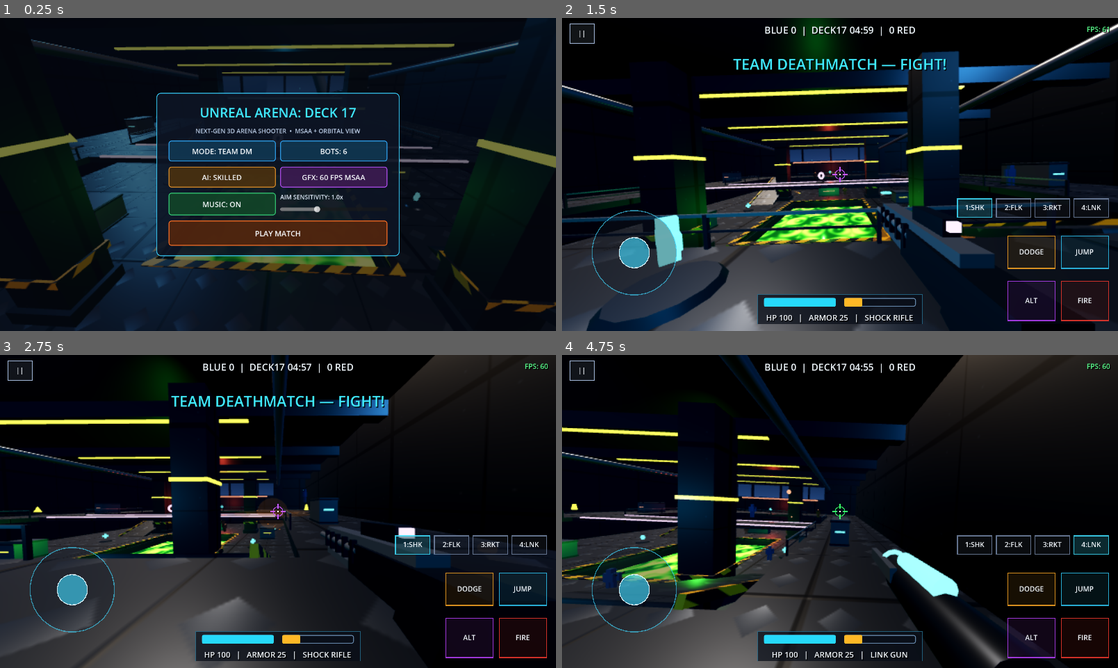
Above: before the commit, frames 1-4 (two rows, left to right).
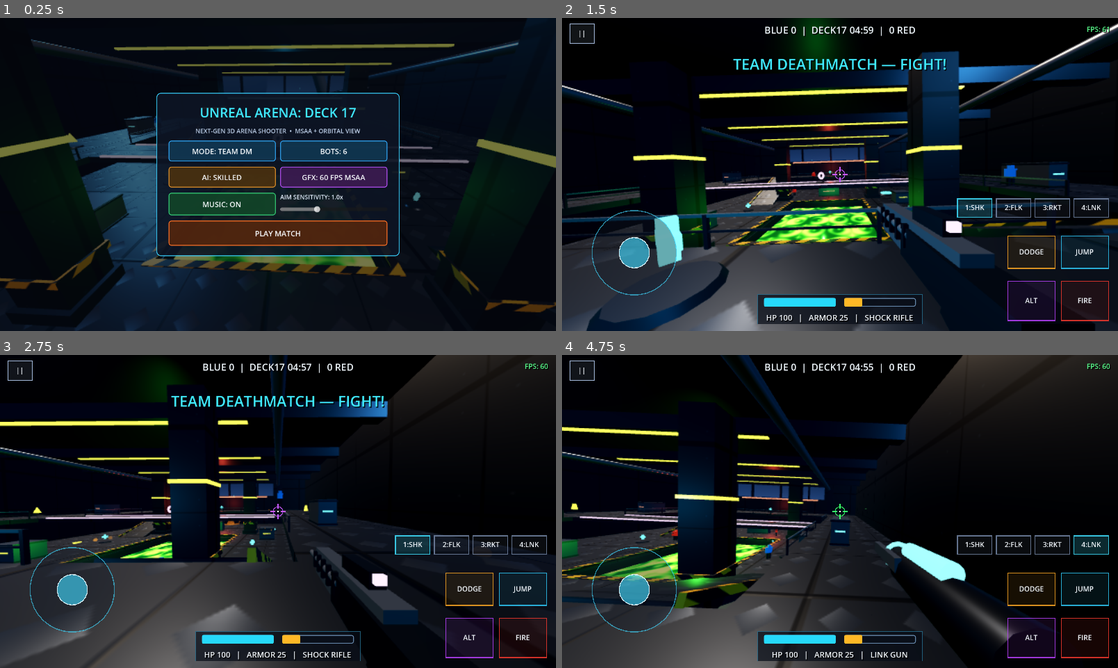
Above: after the commit, the same moments.

Repository: DoubleBreezy/Ut2004-mobile
Game: Godot game, scene res://MainArena.tscn
Same seed, same stepped clock (60 frames per second), same inputs: the game is played once before the commit and once after it. Sound files missing from this copy of the repository are replaced by a short silence.
Inputs (mouse positions are in pixels of both pictures, inside the frame that each line leads up to):
- Up to frame 1 (0.25 s): no input
- Up to frame 2 (1.5 s): click "PLAY MATCH" at 0.5 s; tap Enter at 1.25 s; move the mouse to (962, 158) at 1.27 s; hold D from 1.28 s (still down); tap Shift at 1.35 s; click (962, 158) at 1.42 s
- Up to frame 3 (2.75 s): tap Space at 1.52 s; release D at 2 s; drag from (166, 527) to (250, 574) at 2.02 s
- Up to frame 4 (4.75 s): move the mouse to (895, 442) at 2.77 s; hold D 2.78-3.5 s; tap 2 at 2.85 s; drag from (812, 574) to (673, 464) at 3.52 s; move the mouse to (1006, 558) at 4.27 s; hold A from 4.28 s (still down); tap 4 at 4.35 s; tap Space at 4.52 s

The runs differ from the first frame. In frame 1, less than 0.1% of the frame differs, in the area x 24-50%, y 17-34%; in frame 2, 0.2%; in frame 3, 7.7%, in the area x 0-100%, y 0-100%; in frame 4, 5.7%.

Commit message:
Update ArenaBuilder.gd

Diff:
--- a/scripts/ArenaBuilder.gd
+++ b/scripts/ArenaBuilder.gd
@@ -2,7 +2,7 @@
 
 # ==============================================================================
 # UT2004 MOBILE ARENA — DM-DECK17 NEXT-GEN EDITION
-# Smart Weapon-Switching Bots + Muzzle-Aligned Rifles + Anti-Stuck AI + 60 FPS
+# Fixed Bot Strafing + Death Pose + Full-Map Roaming + Clear Team Contrast
 # ==============================================================================
 
 const LAYER_WORLD: int = 1
@@ -55,6 +55,8 @@
 var mat_glow_purple: StandardMaterial3D = null
 var mat_glow_green: StandardMaterial3D = null
 var mat_glow_red: StandardMaterial3D = null
+var mat_team_blue: StandardMaterial3D = null
+var mat_team_red: StandardMaterial3D = null
 var mat_acid: ShaderMaterial = null
 
 var spawn_points_blue: Array = []
@@ -265,6 +267,24 @@
 	mat_glow_purple = _make_glow_material(Color(0.82, 0.28, 1.0), 3.1)
 	mat_glow_green = _make_glow_material(Color(0.18, 1.0, 0.38), 2.8)
 	mat_glow_red = _make_glow_material(Color(1.0, 0.22, 0.16), 2.9)
+
+	# High-contrast team armor materials
+	mat_team_blue = StandardMaterial3D.new()
+	mat_team_blue.albedo_color = Color(0.12, 0.52, 1.0)
+	mat_team_blue.metallic = 0.35
+	mat_team_blue.roughness = 0.36
+	mat_team_blue.emission_enabled = true
+	mat_team_blue.emission = Color(0.06, 0.32, 0.78)
+	mat_team_blue.emission_energy_multiplier = 0.65
+
+	mat_team_red = StandardMaterial3D.new()
+	mat_team_red.albedo_color = Color(1.0, 0.18, 0.12)
+	mat_team_red.metallic = 0.35
+	mat_team_red.roughness = 0.36
+	mat_team_red.emission_enabled = true
+	mat_team_red.emission = Color(0.82, 0.10, 0.06)
+	mat_team_red.emission_energy_multiplier = 0.72
+
 	mat_acid = _make_acid_shader_material()
 
 func _make_pbr_material(prefix: String, tint: Color, rough: float, metal: float, uv_scale: Vector3, is_diamond: bool, use_normal: bool) -> StandardMaterial3D:
@@ -1058,7 +1078,7 @@
 	shock_cores.append(sc)
 
 # ==============================================================================
-# AUDIO ENGINE: PRE-GENERATED MULTI-LAYER WAV SFX + BGM + ANNOUNCER + FOOTSTEPS
+# AUDIO ENGINE
 # ==============================================================================
 class UTSoundBank extends Node:
 	var bank: Dictionary = {}
@@ -1191,7 +1211,7 @@
 		p.play()
 
 # ==============================================================================
-# PLAYER CONTROLLER (Next-Gen Detailed Viewmodels + Muzzle Cones + Footsteps)
+# PLAYER CONTROLLER
 # ==============================================================================
 class UTPlayer extends CharacterBody3D:
 	var arena: Node3D = null
@@ -1785,7 +1805,7 @@
 			arena.sfx.play_announcer("ann_unstoppable")
 
 # ==============================================================================
-# SKELETAL 3D SOLDIER BOT (Aim-Aligned Rifle + Distance Weapon Switching + Anti-Stuck)
+# SKELETAL 3D SOLDIER BOT (Clean Strafing + Proper Death Pose + Map Roaming)
 # ==============================================================================
 class UTBot extends CharacterBody3D:
 	var arena: Node3D = null
@@ -1796,8 +1816,10 @@
 	var armor: int = 20
 	var udamage_timer: float = 0.0
 	var respawn_timer: float = 0.0
+	var death_anim_done: bool = false
 
 	var visual_root: Node3D = null
+	var body_rig: Node3D = null
 	var gun_pivot: Node3D = null
 	var muzzle_marker: Node3D = null
 	var gun_glow_mat: StandardMaterial3D = null
@@ -1806,7 +1828,7 @@
 	var anim_run: String = ""
 	var current_anim: String = ""
 
-	var active_weapon: int = 3  # 0=Shock, 1=Flak, 2=Rocket, 3=Link
+	var active_weapon: int = 3
 	var strafe_dir: float = 1.0
 	var strafe_timer: float = 1.2
 	var fire_cd: float = 0.65
@@ -1833,14 +1855,18 @@
 
 		visual_root = Node3D.new()
 		add_child(visual_root)
+		body_rig = Node3D.new()
+		visual_root.add_child(body_rig)
 		_build_visual()
 
 	func _build_visual() -> void:
 		var is_blue = (team == 0)
 		var glow_mat = arena.mat_glow_cyan if is_blue else arena.mat_glow_red
+		var team_mat = arena.mat_team_blue if is_blue else arena.mat_team_red
 		if team >= 10:
 			glow_mat = arena.mat_glow_orange if (team % 2 == 0) else arena.mat_glow_red
-		var armor_tint = Color(0.45, 0.78, 1.0) if is_blue else Color(1.0, 0.45, 0.42)
+			team_mat = arena.mat_glow_orange if (team % 2 == 0) else arena.mat_team_red
+		var armor_tint = Color(0.28, 0.72, 1.0) if is_blue else Color(1.0, 0.26, 0.22)
 
 		gun_glow_mat = StandardMaterial3D.new()
 		gun_glow_mat.albedo_color = glow_mat.albedo_color
@@ -1852,12 +1878,12 @@
 			var model = arena.soldier_scene.instantiate()
 			model.scale = Vector3(1.08, 1.08, 1.08)
 			model.rotation.y = PI
-			visual_root.add_child(model)
+			body_rig.add_child(model)
 			_tint_meshes(model, armor_tint)
 
 			var skel = _find_skeleton(model)
 			if skel != null:
-				_attach_bone_gear(skel, glow_mat)
+				_attach_bone_gear(skel, glow_mat, team_mat)
 
 			anim_player = _find_anim_player(model)
 			if anim_player != null:
@@ -1876,22 +1902,22 @@
 				if anim_idle == "":
 					anim_idle = anim_run
 		else:
-			var body_mat = StandardMaterial3D.new()
-			body_mat.albedo_color = Color(0.20, 0.42, 0.72) if is_blue else Color(0.68, 0.22, 0.20)
-			body_mat.metallic = 0.75
-			body_mat.roughness = 0.30
-			_part(visual_root, Vector3(0, 1.15, 0), Vector3(0.56, 0.68, 0.34), body_mat)
-			_part(visual_root, Vector3(0, 1.66, 0), Vector3(0.32, 0.34, 0.34), body_mat)
-			_part(visual_root, Vector3(-0.16, 0.45, 0), Vector3(0.20, 0.85, 0.22), body_mat)
-			_part(visual_root, Vector3(0.16, 0.45, 0), Vector3(0.20, 0.85, 0.22), body_mat)
-			_part(visual_root, Vector3(-0.38, 1.15, 0), Vector3(0.18, 0.68, 0.20), body_mat)
-			_part(visual_root, Vector3(0.38, 1.15, -0.15), Vector3(0.18, 0.62, 0.20), body_mat)
-			_part(visual_root, Vector3(0, 1.68, -0.18), Vector3(0.26, 0.09, 0.06), glow_mat)
-
-		# Dedicated aim-aligned 3D weapon mount so shots always emerge cleanly from the barrel toward target
+			_part(body_rig, Vector3(0, 1.15, 0), Vector3(0.56, 0.68, 0.34), team_mat)
+			_part(body_rig, Vector3(0, 1.66, 0), Vector3(0.32, 0.34, 0.34), team_mat)
+			_part(body_rig, Vector3(-0.16, 0.45, 0), Vector3(0.20, 0.85, 0.22), arena.mat_dark_steel)
+			_part(body_rig, Vector3(0.16, 0.45, 0), Vector3(0.20, 0.85, 0.22), arena.mat_dark_steel)
+			_part(body_rig, Vector3(-0.38, 1.15, 0), Vector3(0.18, 0.68, 0.20), team_mat)
+			_part(body_rig, Vector3(0.38, 1.15, -0.15), Vector3(0.18, 0.62, 0.20), team_mat)
+			_part(body_rig, Vector3(0, 1.68, -0.18), Vector3(0.26, 0.09, 0.06), glow_mat)
+
+		# Clear bright team shoulder pauldrons & crest so allies vs enemies pop immediately
+		_part(body_rig, Vector3(-0.36, 1.46, 0.0), Vector3(0.18, 0.14, 0.24), team_mat)
+		_part(body_rig, Vector3(0.36, 1.46, 0.0), Vector3(0.18, 0.14, 0.24), team_mat)
+		_part(body_rig, Vector3(0.0, 1.76, -0.02), Vector3(0.08, 0.10, 0.26), glow_mat)
+
 		gun_pivot = Node3D.new()
 		gun_pivot.position = Vector3(0.30, 1.32, 0.0)
-		visual_root.add_child(gun_pivot)
+		body_rig.add_child(gun_pivot)
 
 		_part(gun_pivot, Vector3(0.0, 0.0, -0.24), Vector3(0.11, 0.13, 0.64), arena.mat_dark_steel)
 		_part(gun_pivot, Vector3(0.0, 0.05, -0.28), Vector3(0.06, 0.04, 0.48), gun_glow_mat)
@@ -1905,17 +1931,17 @@
 		active_weapon = wep_idx
 		if gun_glow_mat == null:
 			return
-		var col = Color(0.82, 0.32, 1.0)      # 0: Shock Rifle
+		var col = Color(0.82, 0.32, 1.0)
 		if wep_idx == 1:
-			col = Color(1.0, 0.62, 0.14)      # 1: Flak Cannon (close range)
+			col = Color(1.0, 0.62, 0.14)
 		elif wep_idx == 2:
-			col = Color(1.0, 0.26, 0.18)      # 2: Rocket Launcher (long/splash)
+			col = Color(1.0, 0.26, 0.18)
 		elif wep_idx == 3:
-			col = Color(0.22, 1.0, 0.42)      # 3: Link Gun (mid range)
+			col = Color(0.22, 1.0, 0.42)
 		gun_glow_mat.albedo_color = col
 		gun_glow_mat.emission = col
 
-	func _attach_bone_gear(skel: Skeleton3D, glow_mat: Material) -> void:
+	func _attach_bone_gear(skel: Skeleton3D, glow_mat: Material, team_mat: Material) -> void:
 		var chest_idx = -1
 		var head_idx = -1
 		for i in range(skel.get_bone_count()):
@@ -1929,13 +1955,13 @@
 			var ba_c = BoneAttachment3D.new()
 			ba_c.bone_name = skel.get_bone_name(chest_idx)
 			skel.add_child(ba_c)
-			_part(ba_c, Vector3(0, 0.08, -0.14), Vector3(0.18, 0.22, 0.08), glow_mat)
+			_part(ba_c, Vector3(0, 0.08, -0.14), Vector3(0.24, 0.26, 0.10), team_mat)
 
 		if head_idx != -1:
 			var ba_h = BoneAttachment3D.new()
 			ba_h.bone_name = skel.get_bone_name(head_idx)
 			skel.add_child(ba_h)
-			_part(ba_h, Vector3(0, 0.10, 0.11), Vector3(0.16, 0.05, 0.05), glow_mat)
+			_part(ba_h, Vector3(0, 0.10, 0.11), Vector3(0.18, 0.06, 0.06), glow_mat)
 
 	func _part(parent: Node3D, pos: Vector3, sz: Vector3, mat: Material) -> void:
 		var mi = MeshInstance3D.new()
@@ -1955,8 +1981,8 @@
 					if orig is StandardMaterial3D:
 						var dup = orig.duplicate()
 						dup.albedo_color = dup.albedo_color * tint
-						dup.metallic = 0.55
-						dup.roughness = 0.36
+						dup.metallic = 0.45
+						dup.roughness = 0.38
 						mi.set_surface_override_material(s, dup)
 		for c in node.get_children():
 			_tint_meshes(c, tint)
@@ -1979,14 +2005,23 @@
 				return found
 		return null
 
-	func _play_anim(name: String) -> void:
-		if anim_player == null or name == "" or current_anim == name:
+	func _play_anim(name: String, spd: float = 1.0) -> void:
+		if anim_player == null or name == "":
 			return
-		current_anim = name
-		anim_player.play(name, 0.18)
+		if current_anim != name:
+			current_anim = name
+			anim_player.play(name, 0.15)
+		anim_player.speed_scale = spd
+
+	func _freeze_death_anim() -> void:
+		if anim_player != null:
+			if anim_idle != "":
+				anim_player.play(anim_idle, 0.05)
+			anim_player.speed_scale = 0.0
 
 	func respawn() -> void:
 		alive = true
+		death_anim_done = false
 		hp = 100
 		armor = 0 if arena.cfg_mode == 2 else 20
 		udamage_timer = 0.0
@@ -1994,12 +2029,14 @@
 		global_position = arena.get_spawn_point(team) + Vector3(randf_range(-2.4, 2.4), 0.1, randf_range(-2.4, 2.4))
 		last_pos = global_position
 		stuck_timer = 0.0
+		current_anim = ""
 		visual_root.visible = true
-		visual_root.rotation = Vector3.ZERO
+		body_rig.rotation = Vector3.ZERO
+		body_rig.position = Vector3.ZERO
 		collision_layer = 2
-		_pick_smart_waypoint()
-
-	func _pick_smart_waypoint() -> void:
+		_pick_map_waypoint()
+
+	func _pick_map_waypoint() -> void:
 		if arena.cfg_mode != 2:
 			var best_p = Vector3.ZERO
 			var found_p = false
@@ -2018,27 +2055,32 @@
 					found_p = true
 			if found_p:
 				waypoint = best_p
-				waypoint_timer = 3.8
+				waypoint_timer = 3.5
 				return
 
+		# Wide spread across all sectors of DM-Deck17
 		var spots = [
-			Vector3(-12.5, 0.2, -14.0),
-			Vector3(12.5, 0.2, 14.0),
-			Vector3(13.5, 0.2, -14.5),
-			Vector3(-13.5, 0.2, 14.5),
-			Vector3(-14.0, 0.2, 0.0),
-			Vector3(14.0, 0.2, 0.0),
-			Vector3(0.0, 4.6, 0.0),
-			Vector3(-19.5, 4.6, 0.0),
-			Vector3(19.5, 4.6, 0.0),
-			Vector3(0.0, 4.6, -22.5),
-			Vector3(0.0, 4.6, 22.5)
+			Vector3(-19.5, 4.6, -16.0), # NW upper balcony
+			Vector3(19.5, 4.6, -16.0),  # NE upper balcony
+			Vector3(-19.5, 4.6, 16.0),  # SW upper balcony
+			Vector3(19.5, 4.6, 16.0),   # SE upper balcony
+			Vector3(0.0, 4.6, -23.5),   # North upper catwalk
+			Vector3(0.0, 4.6, 23.5),    # South upper catwalk
+			Vector3(0.0, 4.6, 0.0),     # Central bridge
+			Vector3(-12.5, 0.2, -13.0), # NW ramp base
+			Vector3(12.5, 0.2, 13.0),   # SE ramp base
+			Vector3(13.5, 0.2, -14.5),  # NE jump pad
+			Vector3(-13.5, 0.2, 14.5),  # SW jump pad
+			Vector3(-18.0, 0.2, 0.0),   # West lower lane
+			Vector3(18.0, 0.2, 0.0),    # East lower lane
+			Vector3(0.0, 0.2, -21.0),   # North lower hall
+			Vector3(0.0, 0.2, 21.0)     # South lower hall
 		]
 		var next_w = spots[randi() % spots.size()]
-		if next_w.distance_to(global_position) < 3.0:
-			next_w = spots[(randi() + 1) % spots.size()]
+		if next_w.distance_to(global_position) < 4.5:
+			next_w = spots[(randi() + 5) % spots.size()]
 		waypoint = next_w
-		waypoint_timer = randf_range(3.0, 5.0)
+		waypoint_timer = randf_range(2.8, 4.8)
 
 	func _find_target():
 		var best = null
@@ -2070,7 +2112,12 @@
 			return
 		if not alive:
 			respawn_timer -= delta
-			visual_root.rotation.x = lerp(visual_root.rotation.x, -1.45, delta * 6.0)
+			# Fall back cleanly onto ground without running legs
+			body_rig.rotation.x = lerp(body_rig.rotation.x, -1.48, clamp(delta * 9.0, 0.0, 1.0))
+			body_rig.position.y = lerp(body_rig.position.y, -0.55, clamp(delta * 8.0, 0.0, 1.0))
+			if body_rig.rotation.x <= -1.25 and not death_anim_done:
+				death_anim_done = true
+				_freeze_death_anim()
 			if respawn_timer <= 0.0:
 				respawn()
 			return
@@ -2105,28 +2152,27 @@
 			var fwd = flat_t.normalized() if dist > 0.05 else -global_transform.basis.z
 			var right = Vector3(-fwd.z, 0.0, fwd.x)
 
-			# Face target cleanly with bot body and aim rifle at target torso/head
 			var desired_yaw = atan2(-fwd.x, -fwd.z)
 			rotation.y = lerp_angle(rotation.y, desired_yaw, clamp(delta * 12.0, 0.0, 1.0))
 			var aim_pt = target.global_position + Vector3(0, 1.22, 0)
 			var up_v = Vector3.UP if abs(gun_pivot.global_position.direction_to(aim_pt).dot(Vector3.UP)) < 0.98 else Vector3.RIGHT
 			gun_pivot.look_at(aim_pt, up_v)
 
-			# Choose optimal weapon by combat range
 			if arena.cfg_mode == 2:
 				_set_bot_weapon(0)
 			elif dist < 9.5:
-				_set_bot_weapon(1)       # Close quarters -> Flak Cannon
+				_set_bot_weapon(1)
 			elif dist > 22.0:
-				_set_bot_weapon(2 if randf() < 0.65 else 0) # Long range -> Rocket / Shock
+				_set_bot_weapon(2 if randf() < 0.65 else 0)
 			else:
-				_set_bot_weapon(3 if randf() < 0.6 else 0)  # Mid range -> Link / Shock
-
-			move_dir = right * strafe_dir * 0.95
-			if dist > 15.0:
-				move_dir += fwd * 0.78
+				_set_bot_weapon(3 if randf() < 0.6 else 0)
+
+			# Combine strafe + forward/back in world space, then align body_rig naturally to velocity direction
+			move_dir = right * strafe_dir * 0.90
+			if dist > 16.0:
+				move_dir += fwd * 0.75
 			elif dist < 6.0:
-				move_dir -= fwd * 0.65
+				move_dir -= fwd * 0.60
 
 			if is_on_floor() and jump_cd <= 0.0 and randf() < 0.03:
 				velocity.y = 8.9
@@ -2136,8 +2182,8 @@
 				_fire_at(aim_pt, dist)
 		else:
 			waypoint_timer -= delta
-			if waypoint_timer <= 0.0 or global_position.distance_to(waypoint) < 2.2:
-				_pick_smart_waypoint()
+			if waypoint_timer <= 0.0 or global_position.distance_to(waypoint) < 2.4:
+				_pick_map_waypoint()
 			var to_w = waypoint - global_position
 			to_w.y = 0.0
 			if to_w.length() > 0.2:
@@ -2146,15 +2192,24 @@
 				rotation.y = lerp_angle(rotation.y, wyaw, clamp(delta * 8.5, 0.0, 1.0))
 				gun_pivot.rotation = Vector3.ZERO
 
+		# Light anti-clumping nudge so bots spread across the arena instead of stacking on one spot
+		for other in arena.bots:
+			if other != self and is_instance_valid(other) and other.alive:
+				var diff = global_position - other.global_position
+				diff.y = 0.0
+				var d_o = diff.length()
+				if d_o > 0.01 and d_o < 2.2:
+					move_dir += (diff / d_o) * ((2.2 - d_o) * 0.65)
+
 		# Acid pit avoidance steering
 		if global_position.y < 2.2:
-			var next_p = global_position + move_dir * 2.3
+			var next_p = global_position + move_dir * 2.4
 			if abs(next_p.x) < 7.8 and abs(next_p.z) < 9.8:
 				var away = Vector3(global_position.x, 0.0, global_position.z).normalized()
 				var tang = Vector3(-away.z, 0.0, away.x) * strafe_dir
-				move_dir = (away * 0.75 + tang * 0.8).normalized()
-
-		# Anti-stuck guard: never let a bot freeze in place on a corner/prop
+				move_dir = (away * 0.8 + tang * 0.85).normalized()
+
+		# Anti-stuck guard
 		if global_position.distance_to(last_pos) < 0.25:
 			stuck_timer += delta
 			if stuck_timer > 0.75:
@@ -2162,7 +2217,7 @@
 				strafe_dir = -strafe_dir
 				if is_on_floor():
 					velocity.y = 8.6
-				_pick_smart_waypoint()
+				_pick_map_waypoint()
 				var escape = (waypoint - global_position)
 				escape.y = 0.0
 				if escape.length() > 0.1:
@@ -2178,10 +2233,22 @@
 			var smooth = 4.0 if hlen > bot_spd + 1.5 else 9.0
 			velocity.x = lerp(velocity.x, move_dir.x * bot_spd, clamp(delta * smooth, 0.0, 1.0))
 			velocity.z = lerp(velocity.z, move_dir.z * bot_spd, clamp(delta * smooth, 0.0, 1.0))
-			_play_anim(anim_run)
+
+			# Turn body_rig toward movement vector when roaming; angle slightly when strafing in combat
+			var vel_flat = Vector3(velocity.x, 0.0, velocity.z)
+			if vel_flat.length() > 0.6:
+				var move_yaw = atan2(-vel_flat.x, -vel_flat.z)
+				var rel_yaw = wrapf(move_yaw - rotation.y, -PI, PI)
+				body_rig.rotation.y = lerp_angle(body_rig.rotation.y, rel_yaw * 0.65, clamp(delta * 10.0, 0.0, 1.0))
+				body_rig.rotation.z = lerp(body_rig.rotation.z, clamp(-sin(rel_yaw) * 0.14, -0.16, 0.16), clamp(delta * 8.0, 0.0, 1.0))
+
+			var anim_spd = clamp(vel_flat.length() / 7.5, 0.75, 1.35)
+			_play_anim(anim_run, anim_spd)
 		else:
-			_pick_smart_waypoint()
-			_play_anim(anim_idle)
+			body_rig.rotation.y = lerp_angle(body_rig.rotation.y, 0.0, clamp(delta * 8.0, 0.0, 1.0))
+			body_rig.rotation.z = lerp(body_rig.rotation.z, 0.0, clamp(delta * 8.0, 0.0, 1.0))
+			_pick_map_waypoint()
+			_play_anim(anim_idle, 1.0)
 
 		move_and_slide()
 		arena.check_jump_pads(self)
@@ -2213,17 +2280,14 @@
 			return
 
 		if active_weapon == 1:
-			# Close-range Flak volley from the barrel
 			fire_cd = randf_range(0.58, 0.92) * cd_mult
 			for i in range(5):
 				var fdir = (dir + Vector3(randf_range(-0.075, 0.075), randf_range(-0.045, 0.045), randf_range(-0.075, 0.075))).normalized()
 				arena.spawn_projectile(origin, fdir * 44.0, "flak", self, int(10 * mult), 0.0, 1)
 		elif active_weapon == 2 and dist > 18.0:
-			# Long-range Rocket
 			fire_cd = randf_range(0.78, 1.22) * cd_mult
 			arena.spawn_projectile(origin, dir * 32.0, "rocket", self, int(36 * mult), 4.4, 0)
 		elif active_weapon == 0:
-			# Shock Rifle precision beam
 			fire_cd = randf_range(0.68, 1.05) * cd_mult
 			var space = get_world_3d().direct_space_state
 			var q = PhysicsRayQueryParameters3D.create(origin, origin + dir * 95.0, 1 | 2)
@@ -2238,7 +2302,6 @@
 					arena.spawn_sparks(end_p, Color(0.82, 0.35, 1.0), 8)
 			arena.spawn_beam(origin, end_p, Color(0.82, 0.35, 1.0), 0.045, 0.14)
 		else:
-			# Mid-range Link Gun plasma
 			fire_cd = randf_range(0.32, 0.55) * cd_mult
 			arena.spawn_projectile(origin, dir * 45.0, "plasma", self, int(13 * mult), 0.0, 0)
 
@@ -2260,8 +2323,11 @@
 		if hp <= 0:
 			hp = 0
 			alive = false
+			death_anim_done = false
 			respawn_timer = 2.8
 			collision_layer = 0
+			velocity = Vector3(impulse.x * 0.35, max(velocity.y, 2.2), impulse.z * 0.35)
+			_freeze_death_anim()
 			arena.register_kill(attacker, self, weapon_name)
 			var col = Color(0.2, 0.85, 1.0) if team == 0 else Color(1.0, 0.25, 0.18)
 			var fx = UTExplosionFX.new()
